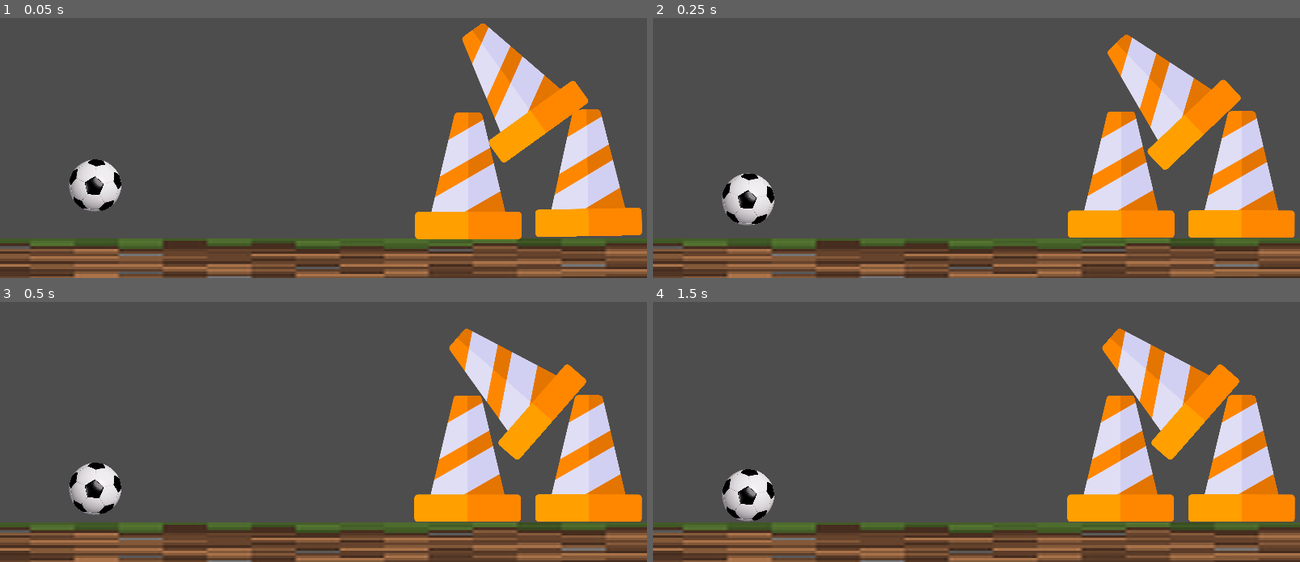
Above: before the commit, frames 1-4 (two rows, left to right).
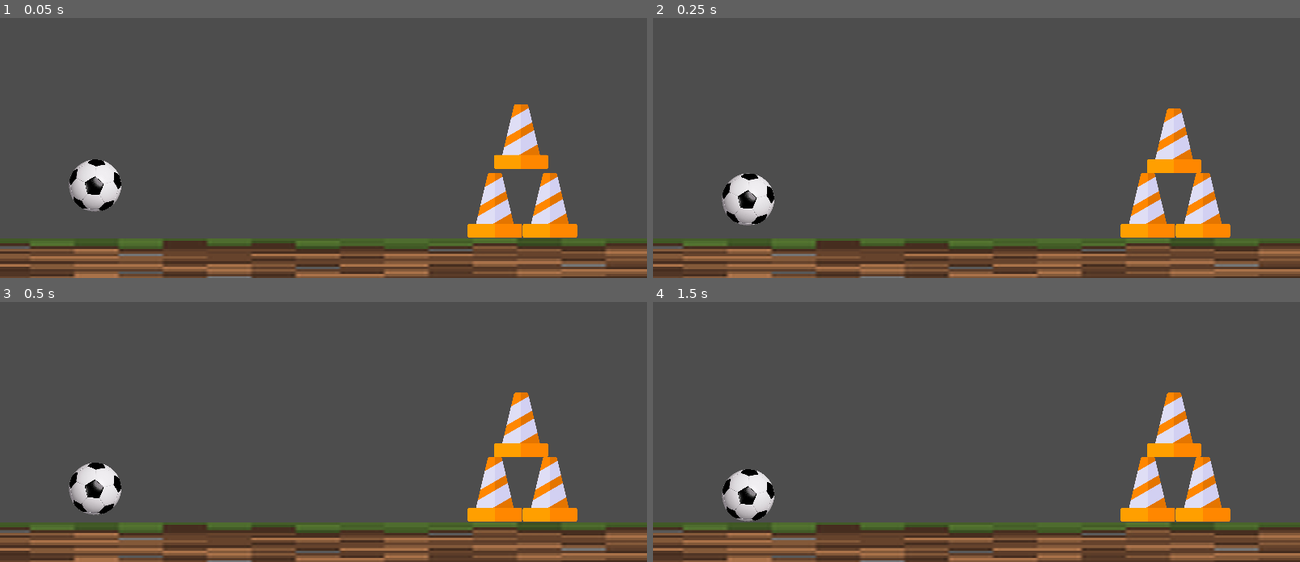
Above: after the commit, the same moments.

Repository: pacjo/ProjektFizyka
Game: Godot game, scene res://main.tscn
Two runs of this game, one before a commit and one after it. Both use one fixed random seed, a clock stepped at 60 frames per second and the inputs below.
Inputs (mouse positions are in pixels of both pictures, inside the frame that each line leads up to):
- Up to frame 1 (0.05 s): no input
- Up to frame 2 (0.25 s): no input
- Up to frame 3 (0.5 s): no input
- Up to frame 4 (1.5 s): move the mouse to (1118, 361) at 0.52 s; click (1118, 361) at 0.67 s; tap Enter at 1.25 s; drag from (847, 398) to (944, 452) at 1.27 s

The runs differ from the first frame. In frame 1, 14% of the frame differs, in the area x 64-100%, y 1-86%; in frame 2, 14%; in frame 3, 14%; in frame 4, 14%.

Commit message:
fix godot warnings, cones are now arranged correctly

Diff:
--- a/cone.tscn
+++ b/cone.tscn
@@ -6,17 +6,13 @@
 bounce = 0.1
 
 [node name="cone" type="RigidBody2D"]
-scale = Vector2(0.5, 0.5)
 physics_material_override = SubResource("PhysicsMaterial_w605u")
 metadata/_edit_group_ = true
 
-[node name="Node2D" type="Node2D" parent="."]
-
 [node name="Sprite2D" type="Sprite2D" parent="."]
-scale = Vector2(0.490234, 0.490234)
+scale = Vector2(0.25, 0.25)
 texture = ExtResource("1_v5ljk")
 
 [node name="CollisionPolygon2D" type="CollisionPolygon2D" parent="."]
-position = Vector2(-1, 1.19209e-07)
-scale = Vector2(0.485303, 0.488496)
-polygon = PackedVector2Array(59, -250.9, 59, -248, 151.5, 139, 207, 141, 207, 143, 217, 150, 217, 153, 219, 248, 217, 248, 211.4, 256, -211.8, 256, -217, 250.8, -217, 248, -219, 153, -216.9, 153, -205.9, 141, -152.2, 141, -152, 140.5, -152, 136.8, -61.6, -245, -60.5, -245, -58.5, -252, -56.8, -252, -53, -255.8, 53, -256)
+scale = Vector2(0.25, 0.25)
+polygon = PackedVector2Array(56.3, -250.7, 56.3, -248.4, 59.3, -243.4, 59.3, -239.4, 66.3, -214.2, 66.3, -209.3, 150.1, 143.7, 205.4, 143.7, 214.3, 150.4, 214.3, 152.5, 216.3, 154.5, 216.3, 247.3, 215, 247.3, 214, 251.3, 212.5, 251.3, 207, 256, -207.1, 256, -214.3, 250.6, -214.3, 248.5, -216.3, 246.5, -216.3, 153.7, -215, 153.7, -214, 149.7, -212.5, 149.7, -205.5, 143.7, -150.3, 143.7, -150.3, 140.8, -59, -244.3, -57.9, -244.3, -56, -251.3, -54.6, -251.3, -51.6, -255.3, -49.4, -255.3, -48.3, -255.8, 48.3, -256)
--- a/main.tscn
+++ b/main.tscn
@@ -11,10 +11,10 @@
 [node name="floor" parent="." instance=ExtResource("2_wqlio")]
 
 [node name="cone" parent="." instance=ExtResource("2_xaj35")]
-position = Vector2(1086, 575)
+position = Vector2(1088, 576)
 
 [node name="cone2" parent="." instance=ExtResource("2_xaj35")]
-position = Vector2(1032, 447)
+position = Vector2(1031, 439)
 
 [node name="cone3" parent="." instance=ExtResource("2_xaj35")]
 position = Vector2(979, 576)
